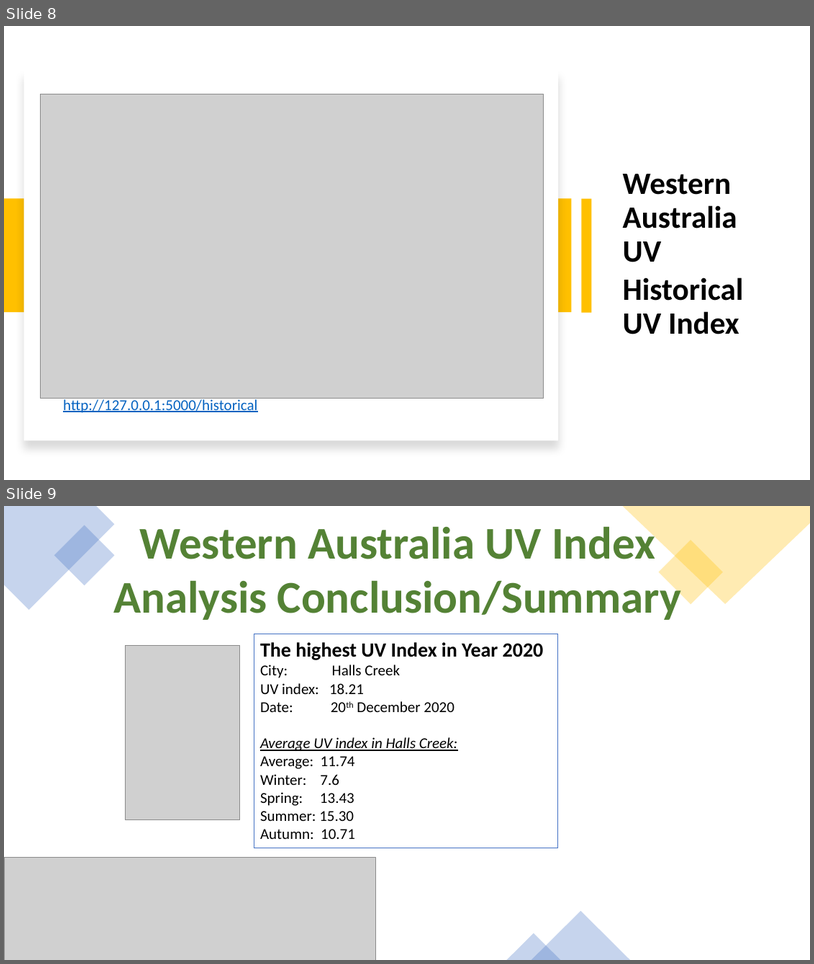
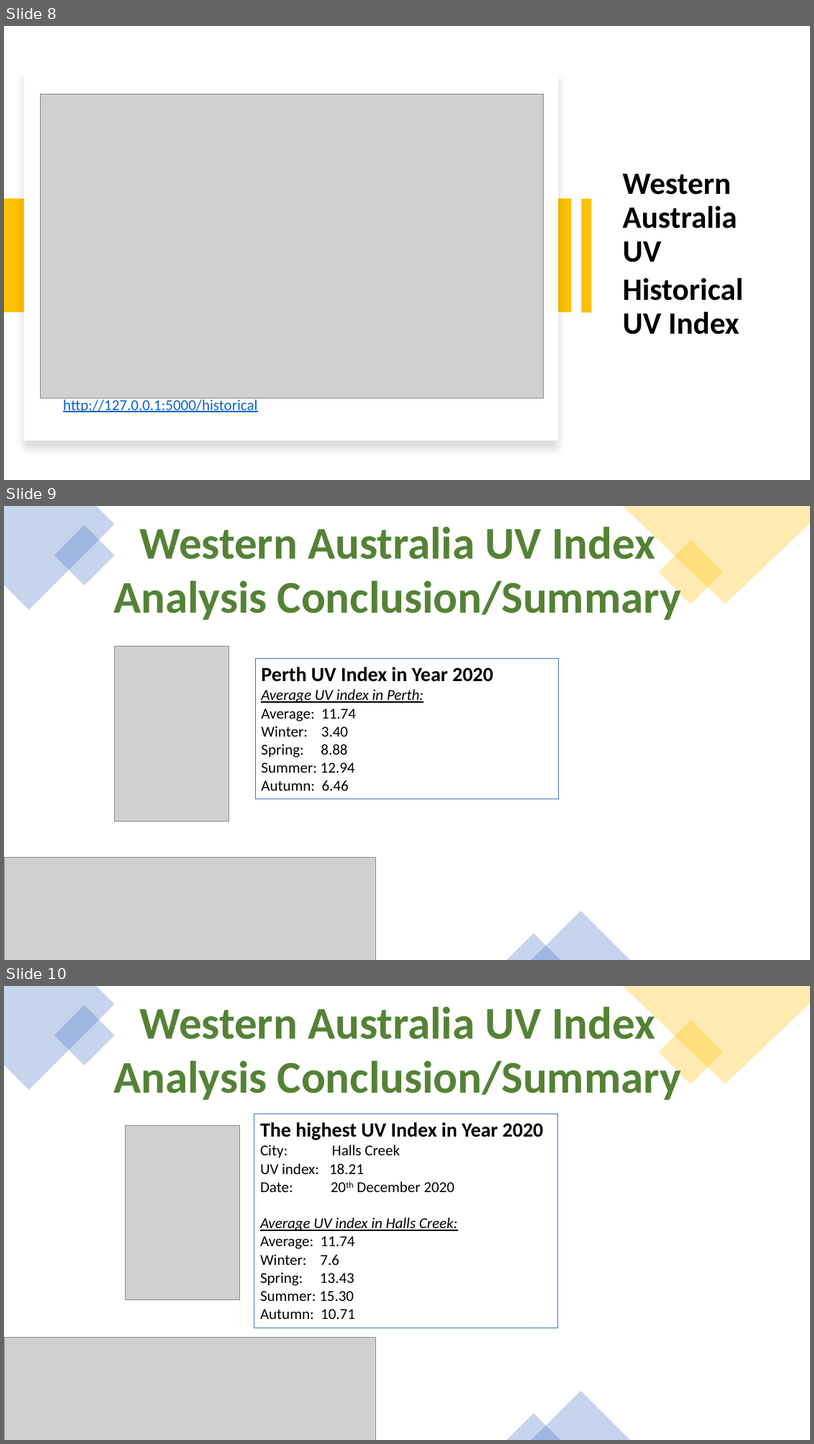
Before and after one commit to parastoorazavi/Data-Analytics-Project-2, a slide deck: Presentation.pptx. Shown one above the other, each under a label of ours: slides 8 and 9 before the commit, slides 8, 9 and 10 after it. The pictures are 814x964 and 814x1444 pixels, drawn with LibreOffice and Linux fonts; fonts in the diff are those of the drawing; grey boxes stand for pictures. Boxes give left, top, right and bottom in pixels: in the first picture for what was removed or moved away, otherwise in the second. Text is boxed around its words. In the diff, an @@ line names an element or a change of style, - is before the commit and + after.

Commit message:
presentation

```diff
--- a/Presentation.pptx
+++ b/Presentation.pptx
@@ slide 9 added at (x1=4, y1=506, x2=810, y2=960), background #FFFFFF @@
@@ freeform shape added at (x1=4, y1=506, x2=115, y2=610), fill #4472C4 at 30% opacity @@
@@ rectangle added at (x1=54, y1=525, x2=115, y2=586), fill #4472C4 at 30% opacity @@
@@ text added at (x1=113, y1=520, x2=682, y2=620), 54 pt, text #548235, bold @@
+Western Australia UV Index
+Analysis Conclusion/Summary
@@ freeform shape added at (x1=623, y1=506, x2=810, y2=604), fill #FFC000 at 30% opacity @@
@@ rectangle added at (x1=658, y1=540, x2=723, y2=605), fill #FFC000 at 30% opacity @@
@@ picture added at (x1=115, y1=646, x2=229, y2=821) @@
@@ rectangle added at (x1=256, y1=658, x2=559, y2=798), outline #4472C4 0.75 pt, 18 pt, text #000000 @@
+Perth UV Index in Year 2020
+Average UV index in Perth:
+Average: 11.74
+Winter: 3.40
+Spring: 8.88
+Summer: 12.94
+Autumn: 6.46
@@ picture added at (x1=4, y1=857, x2=376, y2=960) @@
@@ triangle added at (x1=532, y1=911, x2=630, y2=960), fill #4472C4 at 30% opacity @@
@@ triangle added at (x1=507, y1=933, x2=561, y2=960), fill #4472C4 at 30% opacity @@
@@ what was slide 9 is now slide 10 @@
```
Also in this commit, not shown: 1 slide changed, 2 other files.
